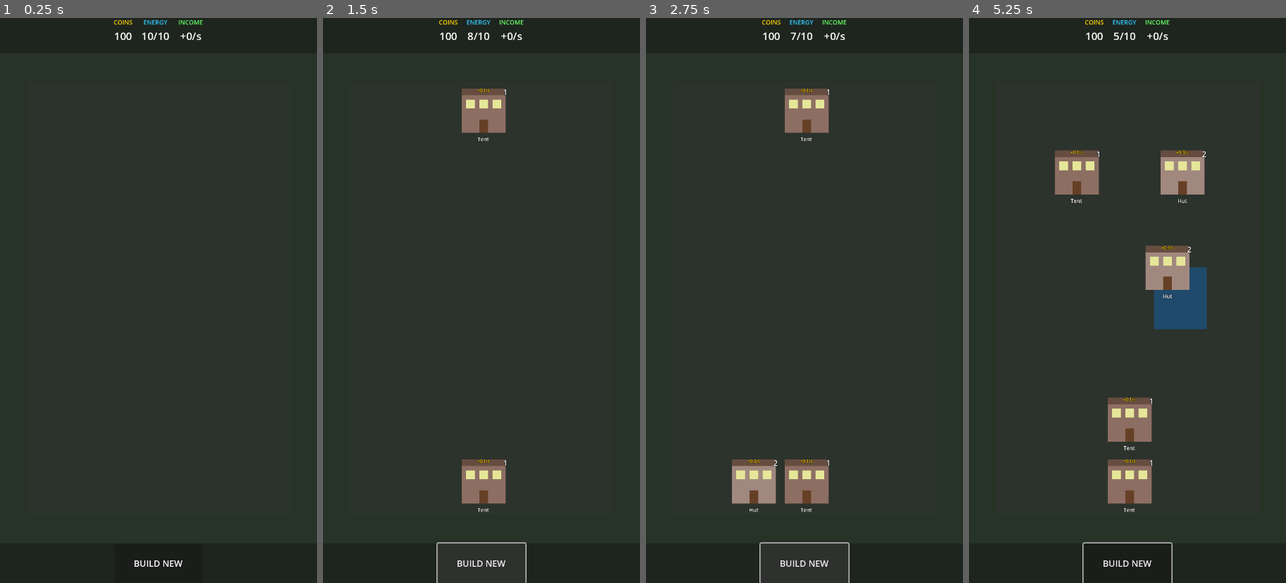
Above: before the commit, frames 1-4 (left to right).
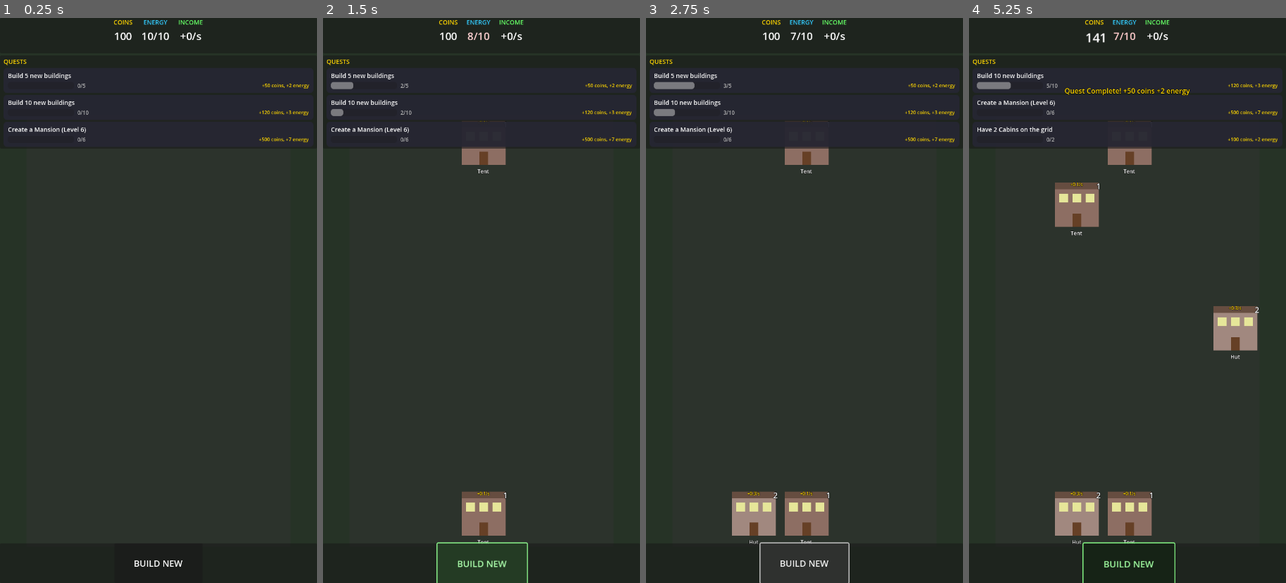
Above: after the commit, the same moments.

Repository: Josefinolis/mobile-civ-merging-game
Game: Godot game, scene res://scenes/main.tscn
Same seed, same stepped clock (60 frames per second), same inputs: the game is played once before the commit and once after it.
Inputs (mouse positions are in pixels of both pictures, inside the frame that each line leads up to):
- Up to frame 1 (0.25 s): no input
- Up to frame 2 (1.5 s): click "BUILD NEW" at 0.5 s; click "BUILD NEW" at 1.25 s
- Up to frame 3 (2.75 s): click "BUILD NEW" at 2 s
- Up to frame 4 (5.25 s): tap Enter at 2.75 s; drag from (1076, 486) to (1159, 176) at 2.77 s; drag from (1130, 114) to (1111, 413) at 3.52 s; move the mouse to (1130, 486) at 4.27 s; click (1130, 486) at 4.42 s; tap Space at 5 s; drag from (1235, 300) to (1032, 215) at 5.02 s

The runs differ from the first frame. In frame 1, 0.6% of the frame differs, in the area x 1-98%, y 7-22%; in frame 2, 4.4%; in frame 3, 6.0%; in frame 4, 12%, in the area x 1-98%, y 2-100%.

Commit message:
Add juicy feedback effects and quest system
- Visual effects: particles on merge, spawn animations, button feedback
- Improved animations: bounce, scale, rotation, flash effects
- Quest system with 3 active quests at a time
- Quest types: build, merge, reach level, earn coins
- Rewards: coins and energy for completing quests
- Quest UI panel showing progress

Diff:
--- a/project.godot
+++ b/project.godot
@@ -20,6 +20,8 @@
 
 GameManager="*res://scripts/autoload/game_manager.gd"
 SaveManager="*res://scripts/autoload/save_manager.gd"
+QuestManager="*res://scripts/autoload/quest_manager.gd"
+ParticleEffects="*res://scripts/effects/particle_effects.gd"
 
 [display]
 
--- a/scenes/main.tscn
+++ b/scenes/main.tscn
@@ -1,7 +1,8 @@
-[gd_scene load_steps=3 format=3]
+[gd_scene load_steps=4 format=3]
 
 [ext_resource type="Script" path="res://scripts/ui_manager.gd" id="1_ui"]
 [ext_resource type="Script" path="res://scripts/game_grid.gd" id="2_grid"]
+[ext_resource type="Script" path="res://scripts/ui/quest_panel.gd" id="3_quest"]
 
 [node name="Main" type="Control"]
 layout_mode = 3
@@ -89,7 +90,7 @@
 anchors_preset = 15
 anchor_right = 1.0
 anchor_bottom = 1.0
-offset_top = 90.0
+offset_top = 235.0
 offset_bottom = -100.0
 grow_horizontal = 2
 grow_vertical = 2
@@ -142,3 +143,37 @@
 theme_override_colors/font_color = Color(1, 1, 1, 1)
 theme_override_font_sizes/font_size = 20
 text = "BUILD NEW"
+
+[node name="QuestPanel" type="PanelContainer" parent="."]
+layout_mode = 1
+anchors_preset = 10
+anchor_right = 1.0
+offset_top = 85.0
+offset_bottom = 230.0
+grow_horizontal = 2
+mouse_filter = 2
+script = ExtResource("3_quest")
+
+[node name="MarginContainer" type="MarginContainer" parent="QuestPanel"]
+layout_mode = 2
+theme_override_constants/margin_left = 8
+theme_override_constants/margin_top = 4
+theme_override_constants/margin_right = 8
+theme_override_constants/margin_bottom = 4
+
+[node name="VBox" type="VBoxContainer" parent="QuestPanel/MarginContainer"]
+layout_mode = 2
+theme_override_constants/separation = 4
+
+[node name="TitleBar" type="HBoxContainer" parent="QuestPanel/MarginContainer/VBox"]
+layout_mode = 2
+
+[node name="Title" type="Label" parent="QuestPanel/MarginContainer/VBox/TitleBar"]
+layout_mode = 2
+theme_override_colors/font_color = Color(1, 0.84, 0, 1)
+theme_override_font_sizes/font_size = 14
+text = "QUESTS"
+
+[node name="QuestsContainer" type="VBoxContainer" parent="QuestPanel/MarginContainer/VBox"]
+layout_mode = 2
+theme_override_constants/separation = 4
--- /dev/null
+++ b/scripts/autoload/quest_manager.gd
@@ -0,0 +1,269 @@
+extends Node
+## QuestManager - Handles quests/missions system
+
+signal quest_completed(quest: Dictionary)
+signal quest_progress_updated(quest_id: String, progress: int, target: int)
+signal quests_refreshed
+
+# Quest types
+enum QuestType {
+	BUILD_BUILDINGS,      # Build X buildings
+	MERGE_TIMES,          # Merge X times
+	REACH_BUILDING_LEVEL, # Get a building to level X
+	EARN_COINS,           # Earn X coins total
+	HAVE_BUILDINGS,       # Have X buildings of level Y on grid
+}
+
+# Active quests
+var active_quests: Array = []
+var completed_quest_ids: Array = []
+
+# Stats for tracking
+var total_merges: int = 0
+var total_builds: int = 0
+var total_coins_earned: int = 0
+var highest_building_level: int = 1
+
+# Quest definitions pool
+var quest_pool: Array = [
+	{
+		"id": "build_5",
+		"type": QuestType.BUILD_BUILDINGS,
+		"description": "Build 5 new buildings",
+		"target": 5,
+		"reward_coins": 50,
+		"reward_energy": 2
+	},
+	{
+		"id": "build_10",
+		"type": QuestType.BUILD_BUILDINGS,
+		"description": "Build 10 new buildings",
+		"target": 10,
+		"reward_coins": 120,
+		"reward_energy": 3
+	},
+	{
+		"id": "merge_3",
+		"type": QuestType.MERGE_TIMES,
+		"description": "Merge buildings 3 times",
+		"target": 3,
+		"reward_coins": 30,
+		"reward_energy": 1
+	},
+	{
+		"id": "merge_10",
+		"type": QuestType.MERGE_TIMES,
+		"description": "Merge buildings 10 times",
+		"target": 10,
+		"reward_coins": 100,
+		"reward_energy": 2
+	},
+	{
+		"id": "merge_25",
+		"type": QuestType.MERGE_TIMES,
+		"description": "Merge buildings 25 times",
+		"target": 25,
+		"reward_coins": 300,
+		"reward_energy": 5
+	},
+	{
+		"id": "reach_level_3",
+		"type": QuestType.REACH_BUILDING_LEVEL,
+		"description": "Create a Cabin (Level 3)",
+		"target": 3,
+		"reward_coins": 80,
+		"reward_energy": 2
+	},
+	{
+		"id": "reach_level_4",
+		"type": QuestType.REACH_BUILDING_LEVEL,
+		"description": "Create a House (Level 4)",
+		"target": 4,
+		"reward_coins": 150,
+		"reward_energy": 3
+	},
+	{
+		"id": "reach_level_5",
+		"type": QuestType.REACH_BUILDING_LEVEL,
+		"description": "Create a Villa (Level 5)",
+		"target": 5,
+		"reward_coins": 300,
+		"reward_energy": 5
+	},
+	{
+		"id": "reach_level_6",
+		"type": QuestType.REACH_BUILDING_LEVEL,
+		"description": "Create a Mansion (Level 6)",
+		"target": 6,
+		"reward_coins": 500,
+		"reward_energy": 7
+	},
+	{
+		"id": "earn_500",
+		"type": QuestType.EARN_COINS,
+		"description": "Earn 500 coins",
+		"target": 500,
+		"reward_coins": 100,
+		"reward_energy": 2
+	},
+	{
+		"id": "earn_2000",
+		"type": QuestType.EARN_COINS,
+		"description": "Earn 2000 coins",
+		"target": 2000,
+		"reward_coins": 400,
+		"reward_energy": 4
+	},
+	{
+		"id": "have_3_huts",
+		"type": QuestType.HAVE_BUILDINGS,
+		"description": "Have 3 Huts on the grid",
+		"target": 3,
+		"target_level": 2,
+		"reward_coins": 60,
+		"reward_energy": 1
+	},
+	{
+		"id": "have_2_cabins",
+		"type": QuestType.HAVE_BUILDINGS,
+		"description": "Have 2 Cabins on the grid",
+		"target": 2,
+		"target_level": 3,
+		"reward_coins": 100,
+		"reward_energy": 2
+	},
+]
+
+const MAX_ACTIVE_QUESTS = 3
+
+func _ready() -> void:
+	# Generate initial quests
+	_generate_quests()
+
+func _generate_quests() -> void:
+	active_quests.clear()
+
+	# Get available quests (not completed)
+	var available = quest_pool.filter(func(q): return q.id not in completed_quest_ids)
+
+	# Shuffle and pick MAX_ACTIVE_QUESTS
+	available.shuffle()
+
+	for i in range(min(MAX_ACTIVE_QUESTS, available.size())):
+		var quest = available[i].duplicate(true)
+		quest["progress"] = 0
+		quest["completed"] = false
+		active_quests.append(quest)
+
+	quests_refreshed.emit()
+
+func on_building_spawned() -> void:
+	total_builds += 1
+	_update_quests_of_type(QuestType.BUILD_BUILDINGS, total_builds)
+
+func on_merge_completed(new_level: int) -> void:
+	total_merges += 1
+	_update_quests_of_type(QuestType.MERGE_TIMES, total_merges)
+
+	if new_level > highest_building_level:
+		highest_building_level = new_level
+		_update_quests_of_type(QuestType.REACH_BUILDING_LEVEL, new_level)
+
+	# Check HAVE_BUILDINGS quests
+	_check_have_buildings_quests()
+
+func on_coins_earned(amount: int) -> void:
+	total_coins_earned += amount
+	_update_quests_of_type(QuestType.EARN_COINS, total_coins_earned)
+
+func _check_have_buildings_quests() -> void:
+	for quest in active_quests:
+		if quest.type == QuestType.HAVE_BUILDINGS and not quest.completed:
+			var target_level = quest.get("target_level", 1)
+			var count = _count_buildings_of_level(target_level)
+			quest.progress = count
+			quest_progress_updated.emit(quest.id, count, quest.target)
+
+			if count >= quest.target:
+				_complete_quest(quest)
+
+func _count_buildings_of_level(level: int) -> int:
+	var count = 0
+	for x in range(GameManager.grid_size.x):
+		for y in range(GameManager.grid_size.y):
+			if GameManager.grid[x][y] == level:
+				count += 1
+	return count
+
+func _update_quests_of_type(type: QuestType, value: int) -> void:
+	for quest in active_quests:
+		if quest.type == type and not quest.completed:
+			if type == QuestType.BUILD_BUILDINGS:
+				quest.progress = total_builds
+			elif type == QuestType.MERGE_TIMES:
+				quest.progress = total_merges
+			elif type == QuestType.EARN_COINS:
+				quest.progress = total_coins_earned
+			elif type == QuestType.REACH_BUILDING_LEVEL:
+				quest.progress = highest_building_level
+
+			quest_progress_updated.emit(quest.id, quest.progress, quest.target)
+
+			if quest.progress >= quest.target:
+				_complete_quest(quest)
+
+func _complete_quest(quest: Dictionary) -> void:
+	if quest.completed:
+		return
+
+	quest.completed = true
+	completed_quest_ids.append(quest.id)
+
+	# Give rewards
+	GameManager.coins += quest.reward_coins
+	GameManager.energy = min(GameManager.energy + quest.reward_energy, GameManager.max_energy)
+
+	quest_completed.emit(quest)
+
+	# Replace completed quest with a new one
+	call_deferred("_replace_completed_quest", quest)
+
+func _replace_completed_quest(completed_quest: Dictionary) -> void:
+	# Remove completed quest
+	active_quests.erase(completed_quest)
+
+	# Find a new quest
+	var available = quest_pool.filter(func(q):
+		return q.id not in completed_quest_ids and not active_quests.any(func(aq): return aq.id == q.id)
+	)
+
+	if available.size() > 0:
+		available.shuffle()
+		var new_quest = available[0].duplicate(true)
+		new_quest["progress"] = 0
+		new_quest["completed"] = false
+
+		# Set initial progress based on type
+		match new_quest.type:
+			QuestType.BUILD_BUILDINGS:
+				new_quest.progress = total_builds
+			QuestType.MERGE_TIMES:
+				new_quest.progress = total_merges
+			QuestType.EARN_COINS:
+				new_quest.progress = total_coins_earned
+			QuestType.REACH_BUILDING_LEVEL:
+				new_quest.progress = highest_building_level
+
+		active_quests.append(new_quest)
+
+	quests_refreshed.emit()
+
+func get_active_quests() -> Array:
+	return active_quests
+
+func reset_daily_quests() -> void:
+	completed_quest_ids.clear()
+	total_builds = 0
+	total_merges = 0
+	total_coins_earned = 0
+	_generate_quests()
--- a/scripts/building.gd
+++ b/scripts/building.gd
@@ -68,6 +68,11 @@
 	drag_offset = mouse_pos
 	original_position = position
 	z_index = 100  # Bring to front while dragging
+
+	# Pickup animation - scale up slightly
+	var tween = create_tween()
+	tween.tween_property(self, "scale", Vector2(1.1, 1.1), 0.1).set_ease(Tween.EASE_OUT)
+
 	drag_started.emit(self)
 
 func _update_drag(mouse_pos: Vector2) -> void:
@@ -82,16 +87,71 @@
 	drag_ended.emit(self)
 
 func reset_position() -> void:
-	position = original_position
+	# Bounce back animation when can't merge
+	var tween = create_tween()
+	tween.set_ease(Tween.EASE_OUT)
+	tween.set_trans(Tween.TRANS_ELASTIC)
+	tween.tween_property(self, "position", original_position, 0.3)
+	tween.parallel().tween_property(self, "scale", Vector2(1.0, 1.0), 0.2)
+
+	# Shake effect
+	tween.tween_property(self, "rotation", 0.1, 0.05)
+	tween.tween_property(self, "rotation", -0.1, 0.05)
+	tween.tween_property(self, "rotation", 0.0, 0.05)
 
 func animate_merge() -> void:
+	# Juicy merge animation with multiple phases
 	var tween = create_tween()
-	tween.tween_property(self, "scale", Vector2(1.3, 1.3), 0.1)
-	tween.tween_property(self, "scale", Vector2(1.0, 1.0), 0.1)
+
+	# Phase 1: Quick squash
+	tween.tween_property(self, "scale", Vector2(0.8, 1.2), 0.08)
+
+	# Phase 2: Expand with overshoot
+	tween.tween_property(self, "scale", Vector2(1.4, 1.4), 0.12).set_ease(Tween.EASE_OUT)
+
+	# Phase 3: Bounce back
+	tween.tween_property(self, "scale", Vector2(0.95, 0.95), 0.08)
+	tween.tween_property(self, "scale", Vector2(1.05, 1.05), 0.06)
+	tween.tween_property(self, "scale", Vector2(1.0, 1.0), 0.06)
+
+	# Flash effect
+	if sprite:
+		tween.parallel().tween_property(sprite, "modulate", Color(2, 2, 2, 1), 0.1)
+		tween.tween_property(sprite, "modulate", Color(1, 1, 1, 1), 0.2)
 
 func animate_spawn() -> void:
 	scale = Vector2.ZERO
+	modulate.a = 0
+	rotation = -0.2
+
 	var tween = create_tween()
 	tween.set_ease(Tween.EASE_OUT)
 	tween.set_trans(Tween.TRANS_BACK)
-	tween.tween_property(self, "scale", Vector2(1.0, 1.0), 0.3)
+
+	# Pop in with rotation
+	tween.tween_property(self, "scale", Vector2(1.15, 1.15), 0.25)
+	tween.parallel().tween_property(self, "modulate:a", 1.0, 0.15)
+	tween.parallel().tween_property(self, "rotation", 0.05, 0.25)
+
+	# Settle
+	tween.tween_property(self, "scale", Vector2(1.0, 1.0), 0.15)
+	tween.parallel().tween_property(self, "rotation", 0.0, 0.15)
+
+func animate_invalid_drop() -> void:
+	# Red flash and shake for invalid action
+	var tween = create_tween()
+	if sprite:
+		tween.tween_property(sprite, "modulate", Color(1.5, 0.5, 0.5, 1), 0.1)
+		tween.tween_property(sprite, "modulate", Color(1, 1, 1, 1), 0.2)
+
+	tween.parallel().tween_property(self, "position:x", position.x + 5, 0.03)
+	tween.tween_property(self, "position:x", position.x - 5, 0.03)
+	tween.tween_property(self, "position:x", position.x + 3, 0.03)
+	tween.tween_property(self, "position:x", position.x, 0.03)
+
+func get_center_position() -> Vector2:
+	return position + size / 2
+
+func get_building_color() -> Color:
+	var data: Dictionary = GameManager.building_data.get(building_level, {})
+	return data.get("color", Color.WHITE)
--- /dev/null
+++ b/scripts/effects/particle_effects.gd
@@ -0,0 +1,95 @@
+extends Node
+## ParticleEffects - Creates visual feedback effects (Autoload)
+
+func create_merge_particles(parent: Node, pos: Vector2, color: Color) -> void:
+	# Create burst of particles on merge
+	for i in range(8):
+		var particle = ColorRect.new()
+		particle.size = Vector2(8, 8)
+		particle.position = pos - Vector2(4, 4)
+		particle.color = color
+		particle.z_index = 200
+		parent.add_child(particle)
+
+		# Random direction
+		var angle = (i / 8.0) * TAU + randf() * 0.5
+		var distance = randf_range(50, 100)
+		var target_pos = pos + Vector2(cos(angle), sin(angle)) * distance
+
+		# Animate particle
+		var tween = particle.create_tween()
+		tween.set_parallel(true)
+		tween.tween_property(particle, "position", target_pos, 0.4).set_ease(Tween.EASE_OUT)
+		tween.tween_property(particle, "modulate:a", 0.0, 0.4)
+		tween.tween_property(particle, "scale", Vector2(0.3, 0.3), 0.4)
+		tween.set_parallel(false)
+		tween.tween_callback(particle.queue_free)
+
+func create_coin_particles(parent: Node, pos: Vector2, count: int = 5) -> void:
+	# Create floating coin indicators
+	for i in range(count):
+		var coin = Label.new()
+		coin.text = "+"
+		coin.add_theme_color_override("font_color", Color.GOLD)
+		coin.add_theme_font_size_override("font_size", 16)
+		coin.position = pos + Vector2(randf_range(-20, 20), randf_range(-10, 10))
+		coin.z_index = 200
+		parent.add_child(coin)
+
+		var target_pos = coin.position + Vector2(0, -40)
+
+		var tween = coin.create_tween()
+		tween.set_parallel(true)
+		tween.tween_property(coin, "position", target_pos, 0.6).set_ease(Tween.EASE_OUT)
+		tween.tween_property(coin, "modulate:a", 0.0, 0.6).set_delay(0.3)
+		tween.set_parallel(false)
+		tween.tween_callback(coin.queue_free)
+
+func create_spawn_effect(parent: Node, pos: Vector2, effect_size: Vector2) -> void:
+	# Create expanding ring effect
+	var ring = ColorRect.new()
+	ring.size = effect_size * 0.5
+	ring.position = pos + effect_size * 0.25
+	ring.color = Color(1, 1, 1, 0.5)
+	ring.z_index = 50
+	parent.add_child(ring)
+
+	var tween = ring.create_tween()
+	tween.set_parallel(true)
+	tween.tween_property(ring, "size", effect_size * 1.5, 0.3).set_ease(Tween.EASE_OUT)
+	tween.tween_property(ring, "position", pos - effect_size * 0.25, 0.3).set_ease(Tween.EASE_OUT)
+	tween.tween_property(ring, "modulate:a", 0.0, 0.3)
+	tween.set_parallel(false)
+	tween.tween_callback(ring.queue_free)
+
+func create_level_up_text(parent: Node, pos: Vector2, level: int, building_name: String) -> void:
+	# Create floating level up text
+	var label = Label.new()
+	label.text = "Lv.%d %s!" % [level, building_name]
+	label.add_theme_color_override("font_color", Color.WHITE)
+	label.add_theme_font_size_override("font_size", 18)
+	label.add_theme_constant_override("outline_size", 3)
+	label.add_theme_color_override("font_outline_color", Color.BLACK)
+	label.position = pos
+	label.z_index = 250
+	label.horizontal_alignment = HORIZONTAL_ALIGNMENT_CENTER
+	parent.add_child(label)
+
+	var tween = label.create_tween()
+	tween.tween_property(label, "position:y", pos.y - 50, 0.8).set_ease(Tween.EASE_OUT)
+	tween.parallel().tween_property(label, "modulate:a", 0.0, 0.8).set_delay(0.4)
+	tween.tween_callback(label.queue_free)
+
+func screen_shake(camera: Node, intensity: float = 5.0, duration: float = 0.2) -> void:
+	if not camera:
+		return
+	var original_offset = Vector2.ZERO
+	if camera.has_method("get_offset"):
+		original_offset = camera.get_offset()
+
+	var tween = camera.create_tween()
+	var steps = int(duration / 0.02)
+	for i in range(steps):
+		var offset = Vector2(randf_range(-intensity, intensity), randf_range(-intensity, intensity))
+		tween.tween_property(camera, "offset", offset, 0.02)
+	tween.tween_property(camera, "offset", original_offset, 0.02)
--- a/scripts/game_grid.gd
+++ b/scripts/game_grid.gd
@@ -110,6 +110,8 @@
 
 func _perform_merge(source, target) -> void:
 	var new_level: int = GameManager.merge_result(source.building_level)
+	var merge_color: Color = source.get_building_color()
+	var merge_position: Vector2 = target.get_center_position()
 
 	# Clear source position in game manager
 	GameManager.clear_building_at(source.grid_position)
@@ -123,6 +125,18 @@
 
 	target.setup(new_level, target.grid_position)
 	target.animate_merge()
+
+	# Create particle effects
+	ParticleEffects.create_merge_particles(self, merge_position, merge_color)
+	ParticleEffects.create_coin_particles(self, merge_position, 3)
+
+	# Show level up text
+	var data = GameManager.building_data.get(new_level, {})
+	var building_name = data.get("name", "Building")
+	ParticleEffects.create_level_up_text(self, merge_position - Vector2(40, 30), new_level, building_name)
+
+	# Notify quest manager
+	QuestManager.on_merge_completed(new_level)
 
 	merge_completed.emit(new_level)
 
@@ -174,6 +188,12 @@
 				var building = buildings[x][y]
 				if building.building_level > 0 and building.scale == Vector2.ZERO:
 					building.animate_spawn()
+					# Add spawn effect
+					var spawn_pos = building.position
+					ParticleEffects.create_spawn_effect(self, spawn_pos, building.size)
+
+		# Notify quest manager
+		QuestManager.on_building_spawned()
 		return true
 	return false
 
--- /dev/null
+++ b/scripts/ui/quest_panel.gd
@@ -0,0 +1,137 @@
+extends PanelContainer
+class_name QuestPanel
+## QuestPanel - Displays active quests and their progress
+
+signal quest_claimed(quest: Dictionary)
+
+@onready var quests_container: VBoxContainer = $MarginContainer/VBox/QuestsContainer
+@onready var title_label: Label = $MarginContainer/VBox/TitleBar/Title
+
+var quest_item_scene: PackedScene
+
+func _ready() -> void:
+	QuestManager.quest_completed.connect(_on_quest_completed)
+	QuestManager.quest_progress_updated.connect(_on_quest_progress_updated)
+	QuestManager.quests_refreshed.connect(_refresh_quests)
+
+	_refresh_quests()
+
+func _refresh_quests() -> void:
+	# Clear existing quest items
+	for child in quests_container.get_children():
+		child.queue_free()
+
+	# Add quest items
+	for quest in QuestManager.get_active_quests():
+		var quest_item = _create_quest_item(quest)
+		quests_container.add_child(quest_item)
+
+func _create_quest_item(quest: Dictionary) -> Control:
+	var item = PanelContainer.new()
+	item.name = quest.id
+
+	var style = StyleBoxFlat.new()
+	style.bg_color = Color(0.15, 0.15, 0.2, 0.9)
+	style.corner_radius_top_left = 8
+	style.corner_radius_top_right = 8
+	style.corner_radius_bottom_left = 8
+	style.corner_radius_bottom_right = 8
+	style.content_margin_left = 10
+	style.content_margin_right = 10
+	style.content_margin_top = 8
+	style.content_margin_bottom = 8
+	item.add_theme_stylebox_override("panel", style)
+
+	var vbox = VBoxContainer.new()
+	vbox.add_theme_constant_override("separation", 4)
+	item.add_child(vbox)
+
+	# Description
+	var desc_label = Label.new()
+	desc_label.text = quest.description
+	desc_label.add_theme_font_size_override("font_size", 14)
+	desc_label.add_theme_color_override("font_color", Color.WHITE)
+	vbox.add_child(desc_label)
+
+	# Progress bar container
+	var progress_hbox = HBoxContainer.new()
+	progress_hbox.add_theme_constant_override("separation", 8)
+	vbox.add_child(progress_hbox)
+
+	# Progress bar
+	var progress_bar = ProgressBar.new()
+	progress_bar.name = "ProgressBar"
+	progress_bar.custom_minimum_size = Vector2(150, 16)
+	progress_bar.max_value = quest.target
+	progress_bar.value = min(quest.progress, quest.target)
+	progress_bar.show_percentage = false
+	progress_hbox.add_child(progress_bar)
+
+	# Progress text
+	var progress_label = Label.new()
+	progress_label.name = "ProgressLabel"
+	progress_label.text = "%d/%d" % [min(quest.progress, quest.target), quest.target]
+	progress_label.add_theme_font_size_override("font_size", 12)
+	progress_label.add_theme_color_override("font_color", Color(0.7, 0.7, 0.7))
+	progress_hbox.add_child(progress_label)
+
+	# Spacer
+	var spacer = Control.new()
+	spacer.size_flags_horizontal = Control.SIZE_EXPAND_FILL
+	progress_hbox.add_child(spacer)
+
+	# Reward display
+	var reward_label = Label.new()
+	reward_label.text = "+%d coins, +%d energy" % [quest.reward_coins, quest.reward_energy]
+	reward_label.add_theme_font_size_override("font_size", 11)
+	reward_label.add_theme_color_override("font_color", Color.GOLD)
+	progress_hbox.add_child(reward_label)
+
+	# If completed, show differently
+	if quest.completed:
+		style.bg_color = Color(0.1, 0.3, 0.1, 0.9)
+		desc_label.add_theme_color_override("font_color", Color.GREEN)
+		progress_label.text = "COMPLETE!"
+		progress_label.add_theme_color_override("font_color", Color.GREEN)
+
+	return item
+
+func _on_quest_completed(quest: Dictionary) -> void:
+	_refresh_quests()
+
+	# Animate the completion
+	_show_completion_effect(quest)
+
+func _on_quest_progress_updated(quest_id: String, progress: int, target: int) -> void:
+	# Find and update the specific quest item
+	for child in quests_container.get_children():
+		if child.name == quest_id:
+			var progress_bar = child.find_child("ProgressBar", true, false)
+			var progress_label = child.find_child("ProgressLabel", true, false)
+
+			if progress_bar:
+				# Animate progress bar
+				var tween = progress_bar.create_tween()
+				tween.tween_property(progress_bar, "value", min(progress, target), 0.3)
+
+			if progress_label:
+				progress_label.text = "%d/%d" % [min(progress, target), target]
+			break
+
+func _show_completion_effect(quest: Dictionary) -> void:
+	# Create floating completion text
+	var label = Label.new()
+	label.text = "Quest Complete! +%d coins +%d energy" % [quest.reward_coins, quest.reward_energy]
+	label.add_theme_font_size_override("font_size", 16)
+	label.add_theme_color_override("font_color", Color.GOLD)
+	label.add_theme_constant_override("outline_size", 3)
+	label.add_theme_color_override("font_outline_color", Color.BLACK)
+	label.horizontal_alignment = HORIZONTAL_ALIGNMENT_CENTER
+	label.position = Vector2(size.x / 2 - 100, -30)
+	label.z_index = 300
+	add_child(label)
+
+	var tween = label.create_tween()
+	tween.tween_property(label, "position:y", -60, 1.0).set_ease(Tween.EASE_OUT)
+	tween.parallel().tween_property(label, "modulate:a", 0.0, 1.0).set_delay(0.5)
+	tween.tween_callback(label.queue_free)
--- a/scripts/ui_manager.gd
+++ b/scripts/ui_manager.gd
@@ -47,14 +47,33 @@
 		spawn_button.disabled = GameManager.energy <= 0
 
 func _on_coins_changed(new_amount: int) -> void:
-	# Animation handled in _process
-	pass
+	# Pulse animation on coin label when coins change significantly
+	if coins_label and abs(new_amount - _coins_display) > 1:
+		var tween = coins_label.create_tween()
+		tween.tween_property(coins_label, "scale", Vector2(1.2, 1.2), 0.1)
+		tween.tween_property(coins_label, "scale", Vector2(1.0, 1.0), 0.1)
 
 func _on_energy_changed(new_amount: int) -> void:
 	if energy_label:
 		energy_label.text = "%d/%d" % [new_amount, GameManager.max_energy]
+
+		# Pulse animation on energy change
+		var tween = energy_label.create_tween()
+		if new_amount < GameManager.max_energy:
+			# Red pulse when energy used
+			tween.tween_property(energy_label, "modulate", Color(1.5, 0.7, 0.7, 1), 0.1)
+		else:
+			# Green pulse when energy full
+			tween.tween_property(energy_label, "modulate", Color(0.7, 1.5, 0.7, 1), 0.1)
+		tween.tween_property(energy_label, "modulate", Color(1, 1, 1, 1), 0.2)
+
 	if spawn_button:
 		spawn_button.disabled = new_amount <= 0
+		# Visual feedback when button becomes disabled/enabled
+		if new_amount <= 0:
+			spawn_button.modulate = Color(0.5, 0.5, 0.5, 1)
+		else:
+			spawn_button.modulate = Color(1, 1, 1, 1)
 
 func _on_building_unlocked(level: int) -> void:
 	var data = GameManager.building_data.get(level, {})
@@ -64,7 +83,20 @@
 
 func _on_spawn_pressed() -> void:
 	if game_grid:
-		game_grid.spawn_new_building()
+		# Button press animation
+		if spawn_button:
+			var tween = spawn_button.create_tween()
+			tween.tween_property(spawn_button, "scale", Vector2(0.9, 0.9), 0.05)
+			tween.tween_property(spawn_button, "scale", Vector2(1.05, 1.05), 0.1)
+			tween.tween_property(spawn_button, "scale", Vector2(1.0, 1.0), 0.05)
+
+		if game_grid.spawn_new_building():
+			# Success feedback - flash the button green briefly
+			if spawn_button:
+				var original_color = spawn_button.modulate
+				var tween2 = spawn_button.create_tween()
+				tween2.tween_property(spawn_button, "modulate", Color(0.5, 1.5, 0.5, 1), 0.1)
+				tween2.tween_property(spawn_button, "modulate", original_color, 0.2)
 
 func _on_merge_completed(new_level: int) -> void:
 	# Could play sound or show effect
